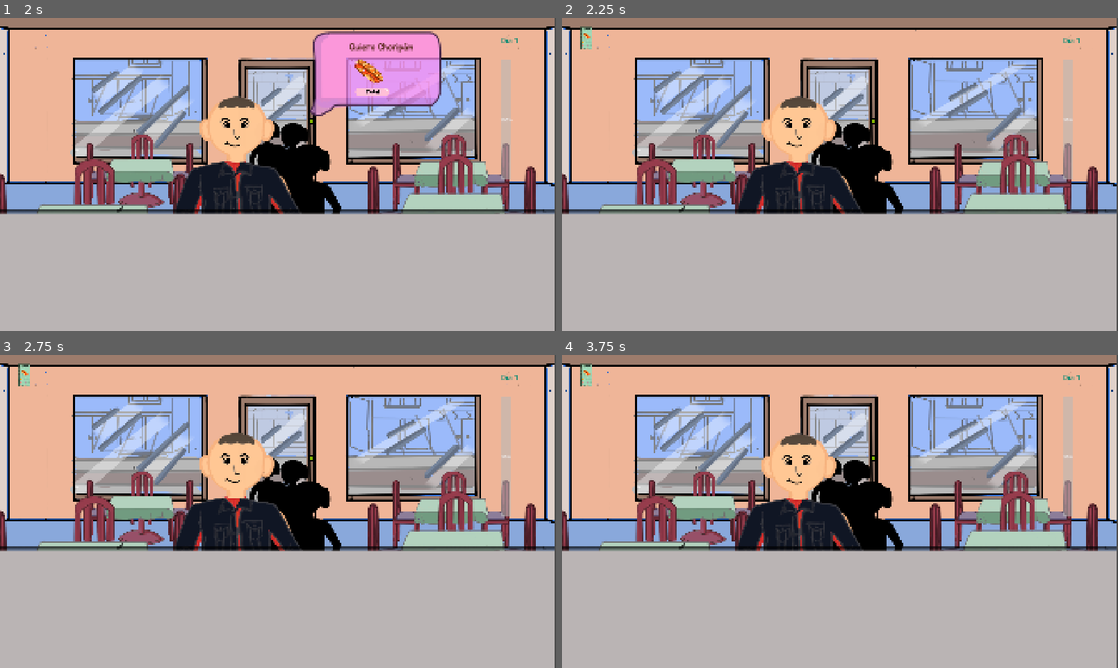
Above: before the commit, frames 1-4 (two rows, left to right).
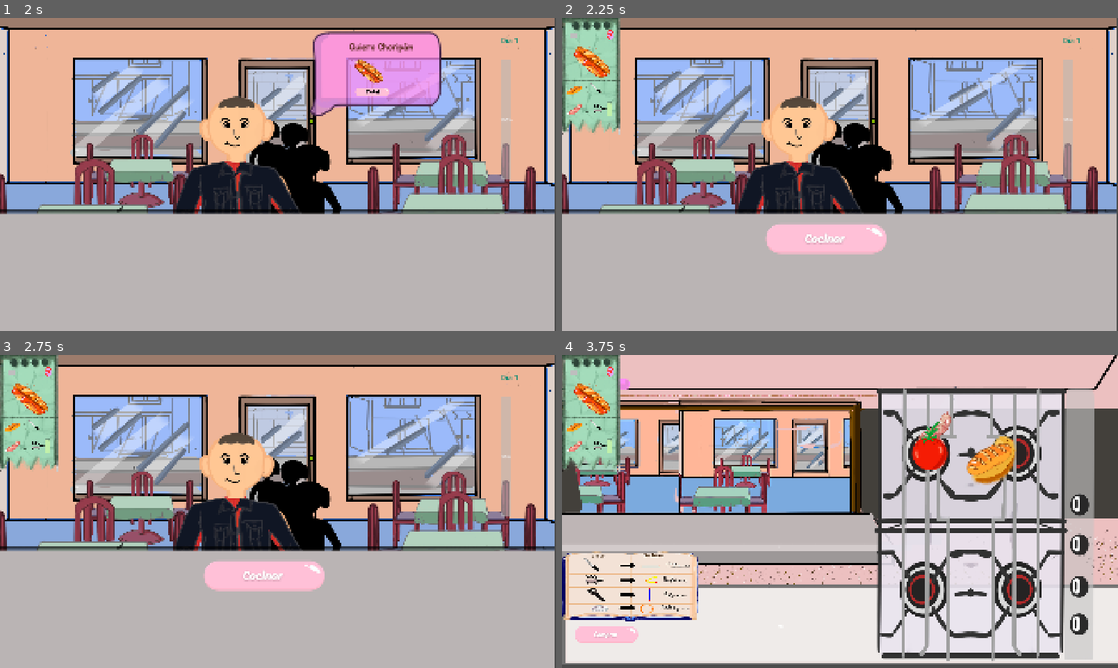
Above: after the commit, the same moments.

Repository: KimHana1/chorikazam
Game: Godot game, scene res://Escenas/control.tscn
Two runs of this game, one before a commit and one after it. Both use one fixed random seed, a clock stepped at 60 frames per second and the inputs below.
Inputs (mouse positions are in pixels of both pictures, inside the frame that each line leads up to):
- Up to frame 1 (2 s): click (272, 121) at 0.5 s; click (266, 246) at 1.25 s
- Up to frame 2 (2.25 s): click (934, 89) at 2 s
- Up to frame 3 (2.75 s): no input
- Up to frame 4 (3.75 s): click (612, 370) at 2.77 s; click (828, 589) at 3.52 s

Frame 1 is identical in both runs. In frame 2, 5.6% of the frame differs, in the area x 0-59%, y 0-76%; in frame 3, 5.6%; in frame 4, 97%, in the area x 0-100%, y 0-100%.

Commit message:
ya puse que hayan varios tickets en la cocina falta que esten uno al lado de otro

Diff:
--- a/Autoload/pedido_manager.gd
+++ b/Autoload/pedido_manager.gd
@@ -4,3 +4,4 @@
 var pedido_completado = false
 var resultado_cliente = "normal"
 var cliente_actual = ""
+var pedidos_activos = []
--- a/Escenas/cocina.tscn
+++ b/Escenas/cocina.tscn
@@ -160,11 +160,26 @@
 
 [node name="soga" type="TextureRect" parent="." unique_id=1347590912]
 layout_mode = 0
-offset_top = 309.0
-offset_right = 1920.0
-offset_bottom = 1389.0
-scale = Vector2(0.63999933, -0.24000064)
+offset_left = 6.0000052
+offset_top = 146.00003
+offset_right = 1840.6046
+offset_bottom = 8801346.0
+scale = Vector2(0.5886832, -9.0897083e-07)
 texture = ExtResource("15_0obbl")
+
+[node name="HBoxContainer" type="HBoxContainer" parent="soga" unique_id=1763440964]
+custom_minimum_size = Vector2(0, 150)
+layout_mode = 1
+anchors_preset = -1
+anchor_left = 0.2277778
+anchor_top = 0.500001
+anchor_right = 34.928677
+anchor_bottom = 0.5000332
+offset_right = -63637.98
+grow_horizontal = 2
+grow_vertical = 2
+scale = Vector2(56.493027, -536167.75)
+metadata/_edit_use_anchors_ = true
 
 [node name="BotonAtencion" type="Button" parent="." unique_id=1918147483]
 layout_mode = 0
--- a/Escenas/ticket.tscn
+++ b/Escenas/ticket.tscn
@@ -3,58 +3,48 @@
 [ext_resource type="Script" uid="uid://b4hdh5l2kllpb" path="res://Script/ticket.gd" id="1_e54rb"]
 [ext_resource type="Texture2D" uid="uid://cb3p6kvni554o" path="res://Sprites/botones/cerrar+ (1).png" id="2_tvjgq"]
 
-[node name="Ticket" type="CanvasLayer" unique_id=1958361917]
+[node name="Ticket" type="Control" unique_id=1180696498]
+custom_minimum_size = Vector2(90, 150)
+layout_mode = 3
+anchors_preset = 0
 script = ExtResource("1_e54rb")
 metadata/_edit_vertical_guides_ = [124.0, 256.0, 581.0, 383.0]
 metadata/_edit_horizontal_guides_ = [152.0]
 
 [node name="TicketMini" type="TextureButton" parent="." unique_id=452727633]
-offset_left = 10.0
-offset_top = 10.0
-offset_right = 100.0
-offset_bottom = 160.0
-scale = Vector2(0.5, 0.5)
-
-[node name="TicketGrande" type="Control" parent="." unique_id=133044727]
-layout_mode = 3
-anchors_preset = 8
-anchor_left = 0.5
-anchor_top = 0.5
-anchor_right = 0.5
-anchor_bottom = 0.5
-offset_left = -225.0
-offset_top = -224.0
-offset_right = 125.0
-offset_bottom = 276.0
+custom_minimum_size = Vector2(90, 150)
+layout_mode = 1
+anchors_preset = 15
+anchor_right = 1.0
+anchor_bottom = 1.0
 grow_horizontal = 2
 grow_vertical = 2
 scale = Vector2(0.5, 0.5)
 
+[node name="TicketGrande" type="CanvasLayer" parent="." unique_id=2098493050]
+scale = Vector2(0.5, 0.5)
+transform = Transform2D(0.5, 0, 0, 0.5, 0, 0)
+
 [node name="ImagenTicket" type="TextureRect" parent="TicketGrande" unique_id=1090983953]
-layout_mode = 0
 offset_right = 40.0
 offset_bottom = 40.0
 
 [node name="Ok1" type="TextureRect" parent="TicketGrande" unique_id=304586291]
-layout_mode = 0
 offset_left = -264.0
 offset_top = -40.0
 offset_right = -224.0
 
 [node name="Ok2" type="TextureRect" parent="TicketGrande" unique_id=580270508]
-layout_mode = 0
 offset_left = -264.0
 offset_top = -40.0
 offset_right = -224.0
 
 [node name="Ok3" type="TextureRect" parent="TicketGrande" unique_id=113440888]
-layout_mode = 0
 offset_left = -264.0
 offset_top = -40.0
 offset_right = -224.0
 
 [node name="ButtonCerrar" type="Button" parent="TicketGrande" unique_id=1995968132]
-layout_mode = 0
 offset_left = 275.0
 offset_top = 31.0
 offset_right = 583.0
@@ -65,7 +55,6 @@
 
 [node name="PacienciaCliente" type="ProgressBar" parent="TicketGrande" unique_id=1776086657]
 custom_minimum_size = Vector2(0.5, 0)
-layout_mode = 0
 offset_left = 312.0
 offset_top = 570.0
 offset_right = 316.0
@@ -73,7 +62,6 @@
 scale = Vector2(2.1200001, 1.2210271)
 
 [node name="IdentificadorColor" type="ColorRect" parent="TicketGrande" unique_id=1400119621]
-layout_mode = 0
 offset_left = 62.0
 offset_top = 102.0
 offset_right = 102.0
--- a/Script/cliente.gd
+++ b/Script/cliente.gd
@@ -129,6 +129,7 @@
 
 	PedidoManager.cliente_actual = cliente_actual
 	PedidoManager.pedido_actual = pedido_actual
+	PedidoManager.pedidos_activos.append(pedido_actual.duplicate(true))
 	PedidoManager.pedido_completado = false
 	PedidoManager.resultado_cliente = "normal"
 
@@ -152,6 +153,8 @@
 	ticket_abierto = true
 	globo_pedido.visible = false
 
+	boton_cocinar.visible = true
+
 	var ticket = ticket_scene.instantiate()
 	get_tree().current_scene.add_child(ticket)
 
@@ -160,7 +163,6 @@
 
 	if ticket.has_signal("ticket_minimizado"):
 		ticket.ticket_minimizado.connect(_on_ticket_minimizado)
-
 func _on_ticket_minimizado():
 	boton_cocinar.visible = true
 
--- a/Script/cocina.gd
+++ b/Script/cocina.gd
@@ -1,7 +1,7 @@
 extends Control
 
 @onready var plato = $Plato
-@onready var soga_contenedor = $Soga/HBoxContainer
+@onready var soga_contenedor = $soga/HBoxContainer
 
 var ingredientes_en_plato := []
 var escena_comercio = "res://Comercio/comer/EscenasComercio/Comercio.tscn"
@@ -82,21 +82,22 @@
 		Global.quitar_ingrediente(nombre, 1)
 
 func mostrar_ticket_chiquito():
-	if ticket_actual != null:
-		return
 
 	if soga_contenedor == null:
-		print("ERROR: No se encontro el contenedor en la soga ($Soga/HBoxContainer)")
+		print("No encontre HBoxContainer")
 		return
 
 	for child in soga_contenedor.get_children():
 		child.queue_free()
 
-	ticket_actual = ticket_scene.instantiate()
-	soga_contenedor.add_child(ticket_actual)
-
-	if ticket_actual.has_method("cargar_ticket"):
-		ticket_actual.cargar_ticket(PedidoManager.pedido_actual)
+	for pedido in PedidoManager.pedidos_activos:
+
+		var ticket = ticket_scene.instantiate()
+
+		soga_contenedor.add_child(ticket)
+
+		if ticket.has_method("cargar_ticket"):
+			ticket.cargar_ticket(pedido)
 
 func verificar_ingrediente(nombre_ingrediente: String, paso: String):
 	nombre_ingrediente = nombre_ingrediente.to_lower()
@@ -185,7 +186,7 @@
 
 		PedidoManager.resultado_cliente = "enojado"
 		PedidoManager.pedido_completado = true
-		get_tree().call_deferred("change_scene_to_packed", escena_cliente)
+		get_tree().change_scene_to_file(escena_cliente)
 
 func todos_en_plato() -> bool:
 	var pedido = PedidoManager.pedido_actual
@@ -242,7 +243,7 @@
 	descontar_ingredientes_del_pedido()
 
 	PedidoManager.pedido_completado = true
-	get_tree().call_deferred("change_scene_to_packed", escena_cliente)
+	get_tree().change_scene_to_file(escena_cliente)
 
 func obtener_nodo_ingrediente(nombre_ingrediente: String):
 	nombre_ingrediente = nombre_ingrediente.to_lower()
@@ -304,4 +305,4 @@
 	get_tree().change_scene_to_file(escena_comercio)
 
 func _on_boton_atencion_pressed() -> void:
-	get_tree().change_scene_to_file("res://Escenas/cliente.tscn")
+	get_tree().change_scene_to_file(escena_cliente)
--- a/Script/ticket.gd
+++ b/Script/ticket.gd
@@ -1,4 +1,4 @@
-extends CanvasLayer
+extends Control
 
 signal ticket_minimizado
 
@@ -32,8 +32,9 @@
 }
 
 func _ready():
-	ticket_mini.visible = true
-	ticket_grande.visible = false
+
+	ticket_mini.visible = false
+	ticket_grande.visible = true
 
 	ok1.visible = false
 	ok2.visible = false
@@ -43,7 +44,6 @@
 
 	if PedidoManager.pedido_actual and not PedidoManager.pedido_actual.is_empty():
 		cargar_ticket(PedidoManager.pedido_actual)
-
 func configurar_barra():
 	paciencia_cliente.visible = true
 	paciencia_cliente.show_percentage = false
@@ -100,10 +100,14 @@
 	paciencia_cliente.add_theme_stylebox_override("fill", estilo_barra)
 
 func _on_ticket_mini_pressed():
+
 	ticket_grande.visible = true
 
 func _on_button_cerrar_pressed():
+
 	ticket_grande.visible = false
+	ticket_mini.visible = true
+
 	ticket_minimizado.emit()
 
 func marcar_ok(nombre_ingrediente: String):
@@ -120,4 +124,5 @@
 			ok3.visible = true
 
 func actualizar_paciencia(valor: float):
+	paciencia_actual = valor
 	paciencia_cliente.value = valor
Binary file changed: Sprites/cocinaYTicket/soga.png
